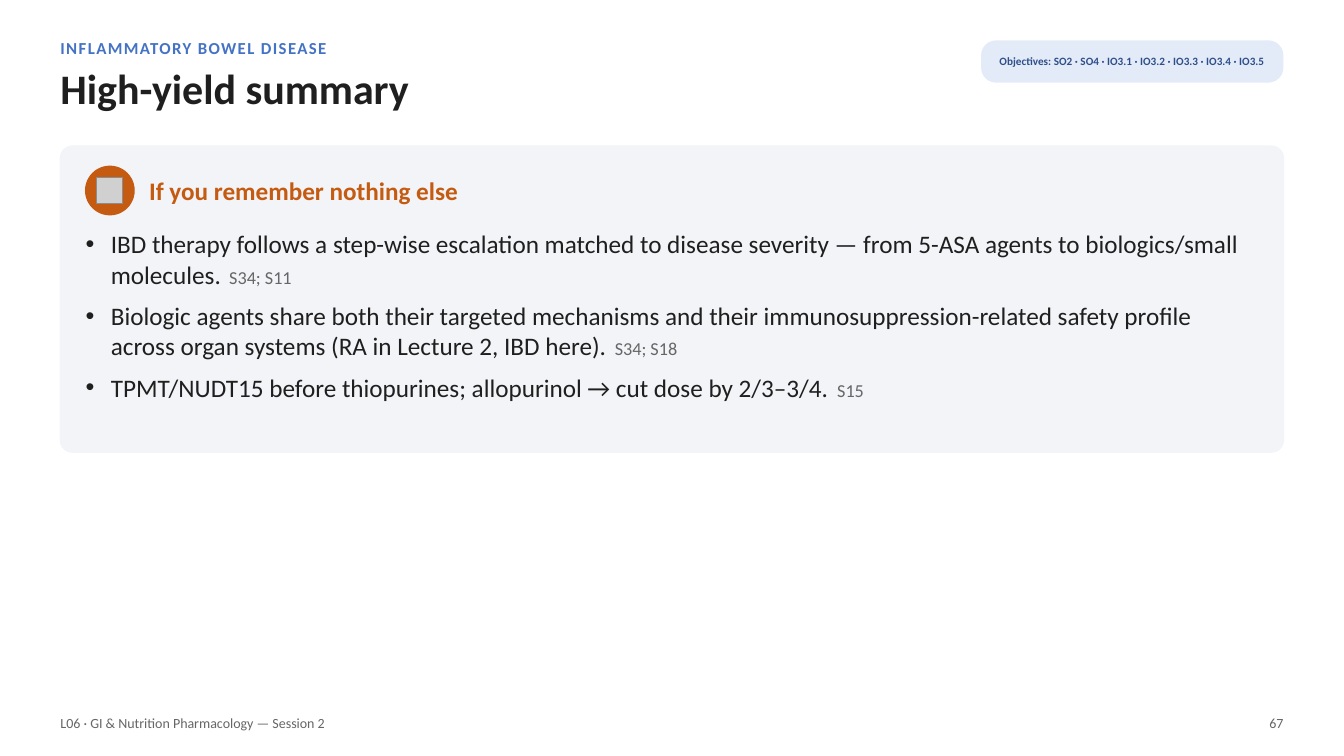
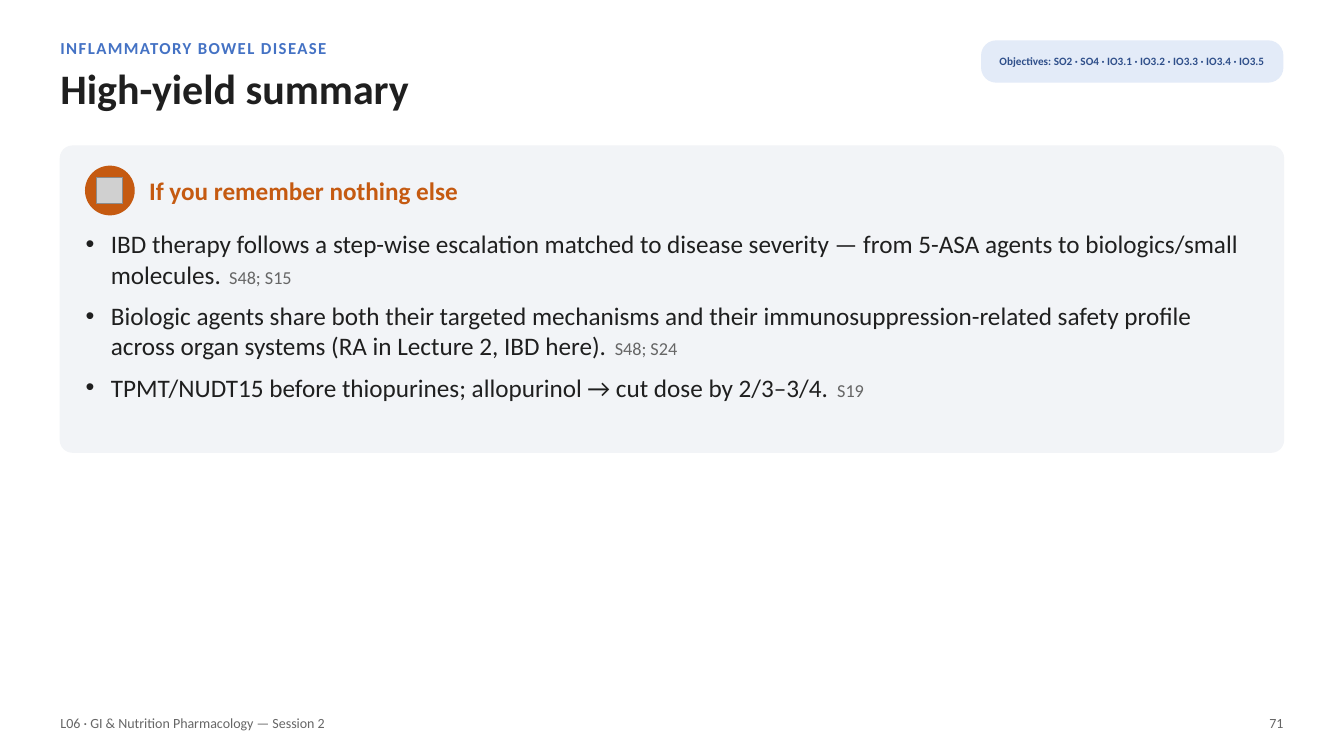
Before and after one commit to bishwokrit/DPAS-Pharm, a slide deck: slide 71 of outputs/L06/L06_Unit_3_GI_Nutrition_Session_2_study_deck.pptx (slide 67 before the commit). Drawn at 1344x756 pixels with LibreOffice and Linux fonts; fonts in the diff are those of the drawing; grey boxes stand for pictures. Boxes give left, top, right and bottom in pixels: in the first picture for what was removed or moved away, otherwise in the second. Text is boxed around its words. In the diff, an @@ line names an element or a change of style, - is before the commit and + after.

```diff
--- a/outputs/L06/L06_Unit_3_GI_Nutrition_Session_2_study_deck.pptx
+++ b/outputs/L06/L06_Unit_3_GI_Nutrition_Session_2_study_deck.pptx
@@ text at <box>111,235,1237,401</box>: text changed @@
-• IBD therapy follows a step-wise escalation matched to disease severity — from 5-ASA agents to biologics/small molecules. S34; S11
-• Biologic agents share both their targeted mechanisms and their immunosuppression-related safety profile across organ systems (RA in Lecture 2, IBD here). S34; S18
-• TPMT/NUDT15 before thiopurines; allopurinol → cut dose by 2/3–3/4. S15
+• IBD therapy follows a step-wise escalation matched to disease severity — from 5-ASA agents to biologics/small molecules. S48; S15
+• Biologic agents share both their targeted mechanisms and their immunosuppression-related safety profile across organ systems (RA in Lecture 2, IBD here). S48; S24
+• TPMT/NUDT15 before thiopurines; allopurinol → cut dose by 2/3–3/4. S19
@@ text at <box>1269,719,1283,728</box>: text changed @@
-67
+71
```
Also in this commit, not shown: 107 other slides changed, 10 slides added, 35 other files.
